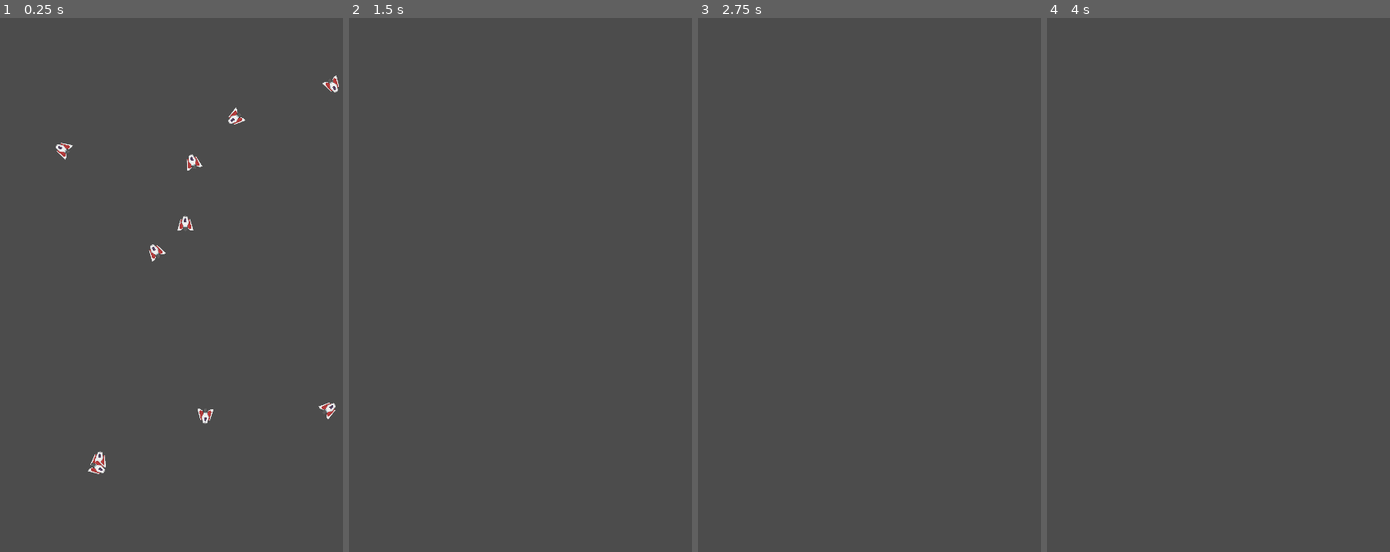
Above: before the commit, frames 1-4 (left to right).
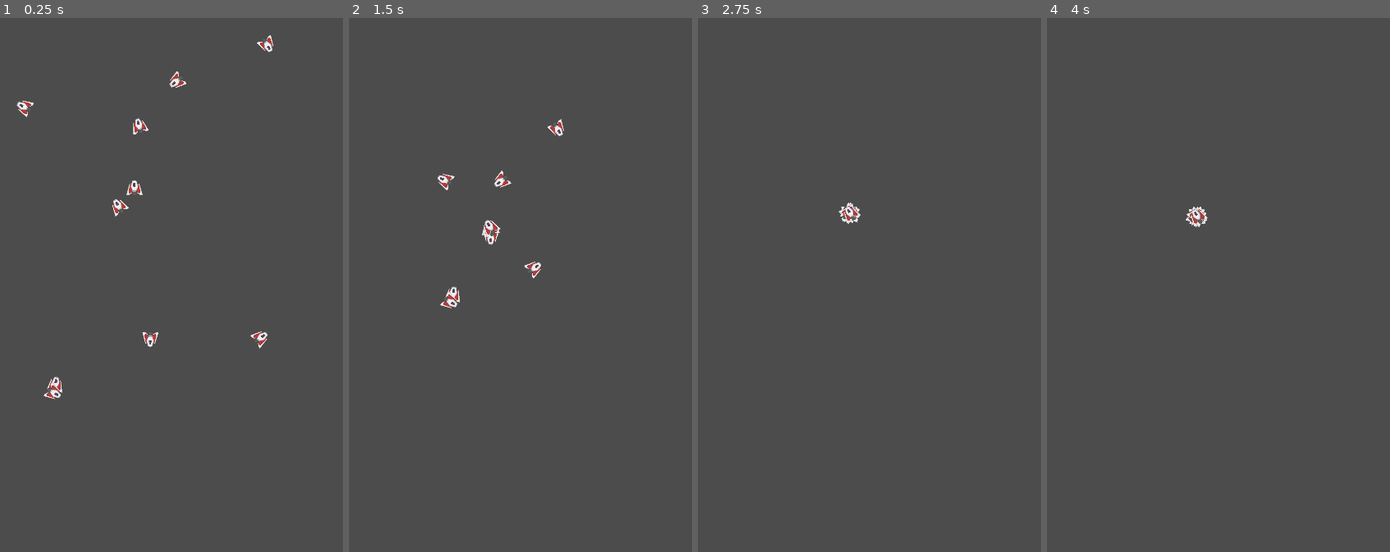
Above: after the commit, the same moments.

Repository: TheHandsomeCoder/GodotBoids
Game: Godot game, scene res://src/main/Main.tscn
The game is run twice, just before and just after one commit, with the same random seed, the same clock (stepped at 60 frames per second) and the same inputs.
Inputs (mouse positions are in pixels of both pictures, inside the frame that each line leads up to):
- Up to frame 1 (0.25 s): no input
- Up to frame 2 (1.5 s): move the mouse to (582, 285) at 0.52 s; move the mouse to (417, 343) at 1.27 s
- Up to frame 3 (2.75 s): move the mouse to (883, 183) at 2.02 s
- Up to frame 4 (4 s): move the mouse to (1173, 429) at 2.77 s; move the mouse to (1311, 402) at 3.52 s

The runs differ from the first frame. In frame 1, 1.5% of the frame differs, in the area x 4-99%, y 3-86%; in frame 2, 0.6%; in frame 3, 0.1%; in frame 4, 0.2%.

Commit message:
Working Cohesion

Diff:
--- a/godot/src/src/boid/Boid.gd
+++ b/godot/src/src/boid/Boid.gd
@@ -20,6 +20,7 @@
 func _updatePosition(position: Vector2, velocity: Vector2, delta: float) -> Vector2:
 	_velocity = Vector2.ZERO;
 	_velocity = _calculateCohesion()
+	_velocity = (_velocity - position).normalized() * _speed
 	return position + _velocity * delta
 
 
